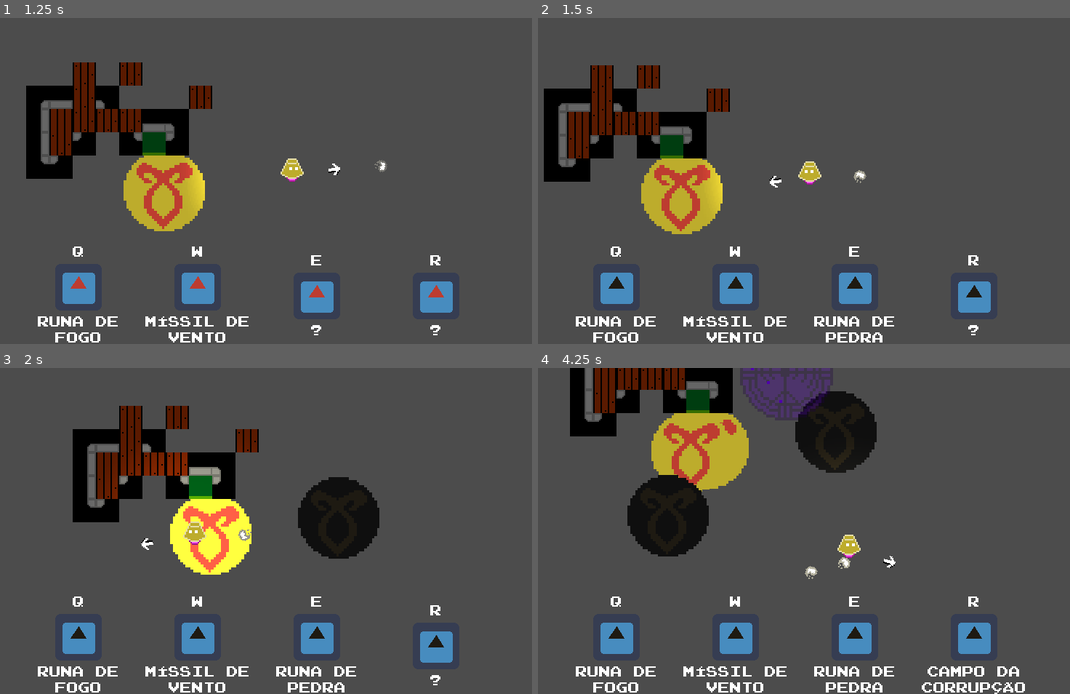
Above: before the commit, frames 1-4 (two rows, left to right).
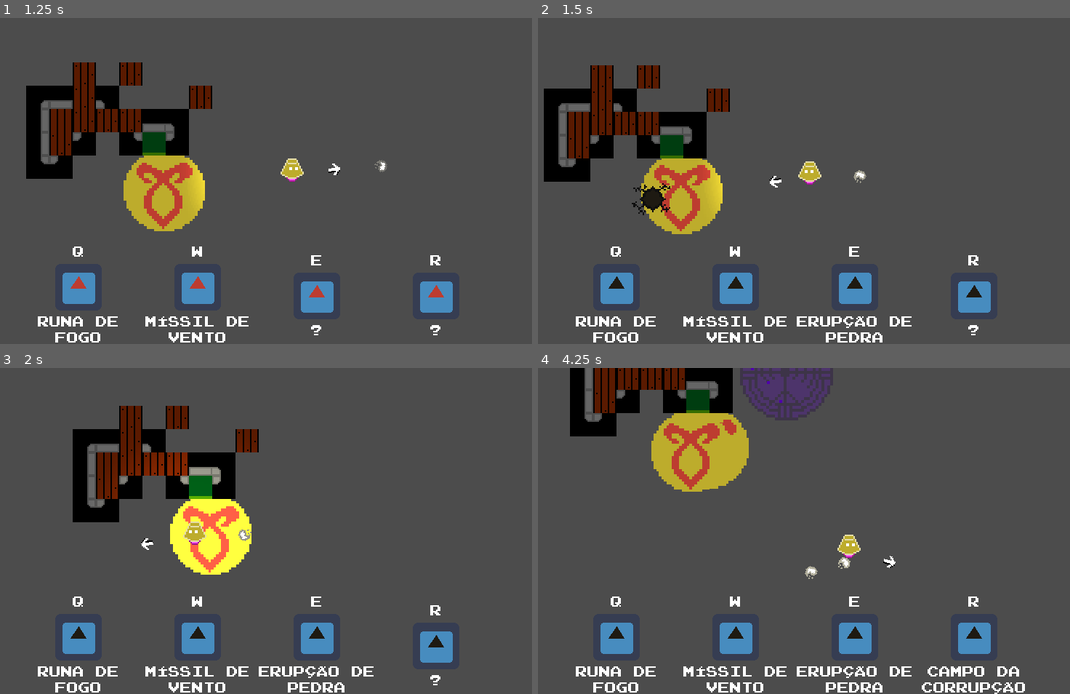
Above: after the commit, the same moments.

Repository: andrebariani/abracajur
Game: Godot game, scene res://src/world/World.tscn
The game is run twice, just before and just after one commit, with the same random seed, the same clock (stepped at 60 frames per second) and the same inputs. The engine's default icon, where the game draws it, is replaced by a stand-in: a white triangle on a blue panel in a dark square.
Inputs (mouse positions are in pixels of both pictures, inside the frame that each line leads up to):
- Up to frame 1 (1.25 s): tap Enter at 0.5 s; move the mouse to (367, 164) at 0.52 s; hold W from 0.53 s (still down); tap Q at 0.6 s; tap Space (ui_select) at 0.77 s
- Up to frame 2 (1.5 s): move the mouse to (660, 197) at 1.27 s; release W at 1.28 s; tap E at 1.35 s
- Up to frame 3 (2 s): tap Space (ui_select) at 1.52 s
- Up to frame 4 (4.25 s): move the mouse to (835, 459) at 2.02 s; hold W 2.03-3.53 s; tap R at 2.1 s; move the mouse to (750, 596) at 2.77 s; tap Q at 2.85 s; tap Space (ui_select) at 3.02, 3.77 s; move the mouse to (952, 579) at 3.52 s; tap E at 3.6 s

Frame 1 is identical in both runs. In frame 2, 0.6% of the frame differs, in the area x 17-71%, y 50-96%; in frame 3, 3.3%; in frame 4, 6.3%, in the area x 16-71%, y 7-96%.

Commit message:
ajustes no missil

Diff:
--- a/src/ui/MagicSystem.gd
+++ b/src/ui/MagicSystem.gd
@@ -205,12 +205,10 @@
 		"EFFECTS": {
 			"DAMAGE": 3,
 			"STUN": 3,
-			"KNOCKBACK": 500,
+			"KNOCKBACK": 1500,
 			"GREASE": 12,
 			"BREAK": 1,
 			"ILLUSION": 5,
-			"HEAL": 1,
-			"SHIELD": 1
 		},
 		"CHOSEN_EFFECT": "",
 		"INV_FRAMES": 0,
